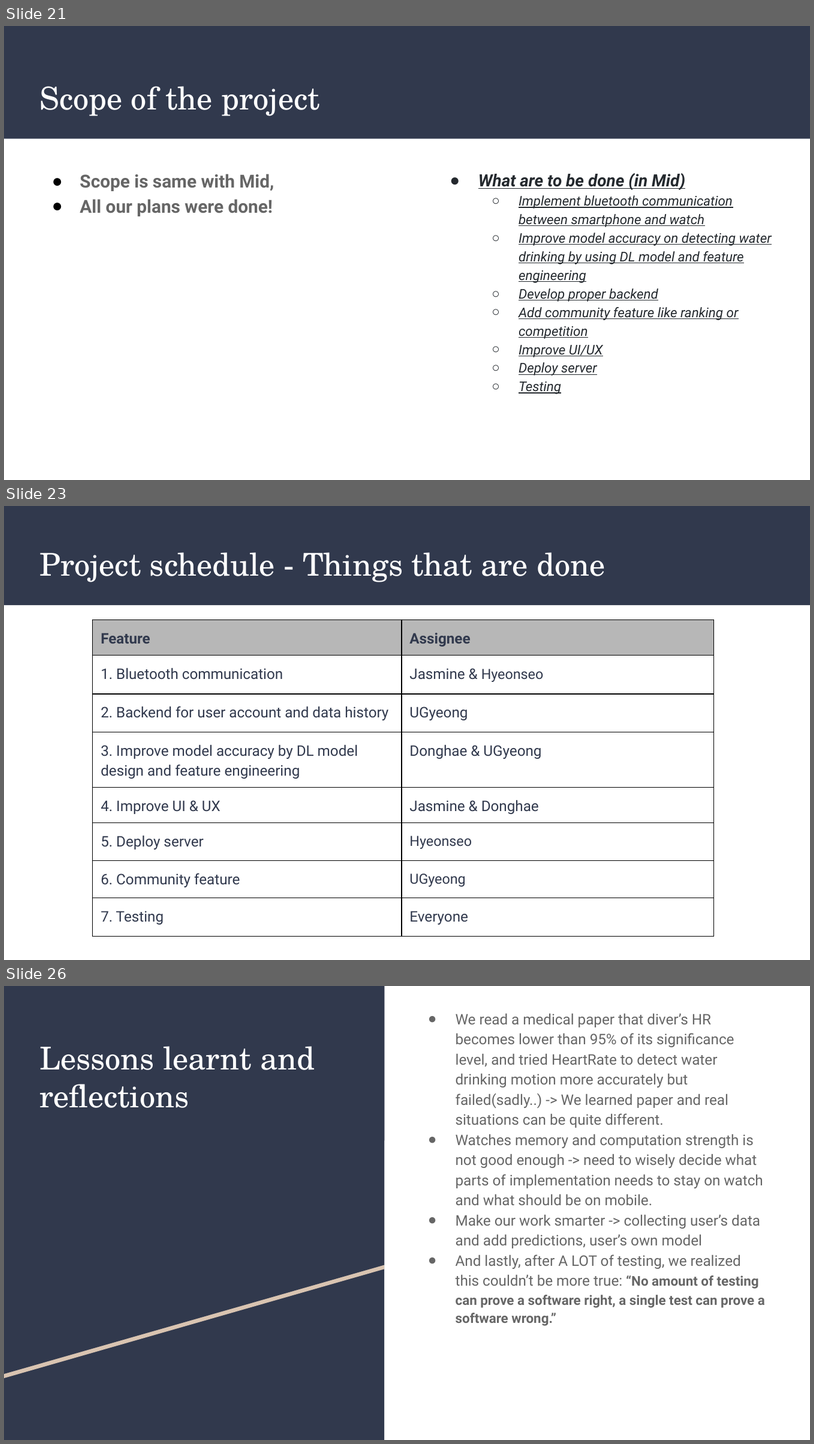
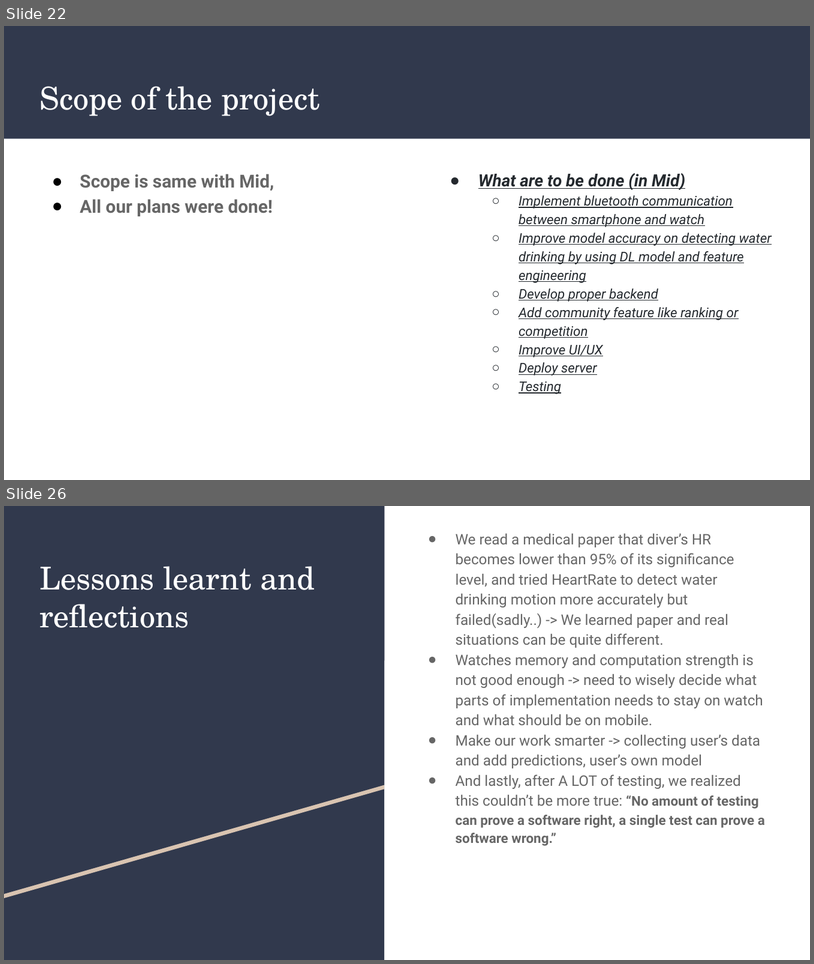
Before and after one commit to HealthBuzzz/2020-2-Mobile-computing-Team-2, a slide deck: Team 2 - Final(Real).pptx. Shown one above the other, each under a label of ours: slides 21, 23 and 26 before the commit, slides 22 and 26 after it; the slides between them are not shown. The pictures are 814x1444 and 814x964 pixels, drawn with LibreOffice and Linux fonts; fonts in the diff are those of the drawing. Boxes give left, top, right and bottom in pixels: in the first picture for what was removed or moved away, otherwise in the second. Text is boxed around its words. In the diff, an @@ line names an element or a change of style, - is before the commit and + after.

```diff
--- a/Team 2 - Final(Real).pptx
+++ b/Team 2 - Final(Real).pptx
@@ slide 23 removed at (4, 506, 810, 960), background #FFFFFF @@
@@ rectangle removed at (4, 506, 810, 605) @@
@@ title removed at (39, 552, 605, 582) @@
-Project schedule - Things that are done
@@ table removed at (93, 620, 714, 927), 8 rows, 2 columns @@
-Feature | Assignee
-1. Bluetooth communication | Jasmine & Hyeonseo
-2. Backend for user account and data history | UGyeong
-3. Improve model accuracy by DL model design and feature engineering | Donghae & UGyeong
-4. Improve UI & UX | Jasmine & Donghae
-5. Deploy server | Hyeonseo
-6. Community feature | UGyeong
-7. Testing | Everyone
@@ what was slide 21 is now slide 22 @@
```
Also in this commit, not shown: 3 slides changed, 3 slides added, 2 other slides removed, 1 other file.
